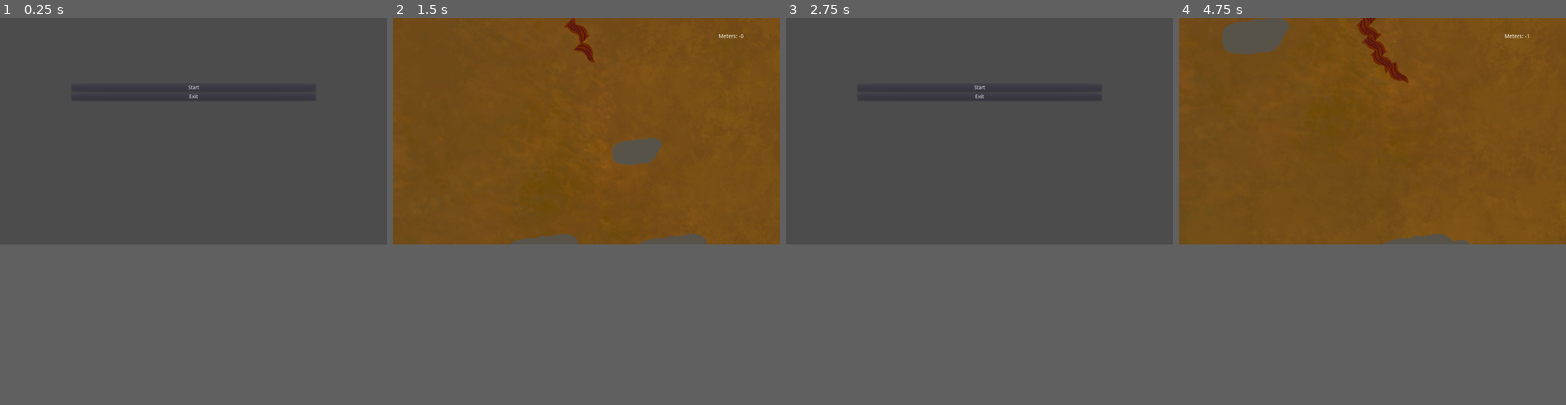
Above: before the commit, frames 1-4 (left to right).
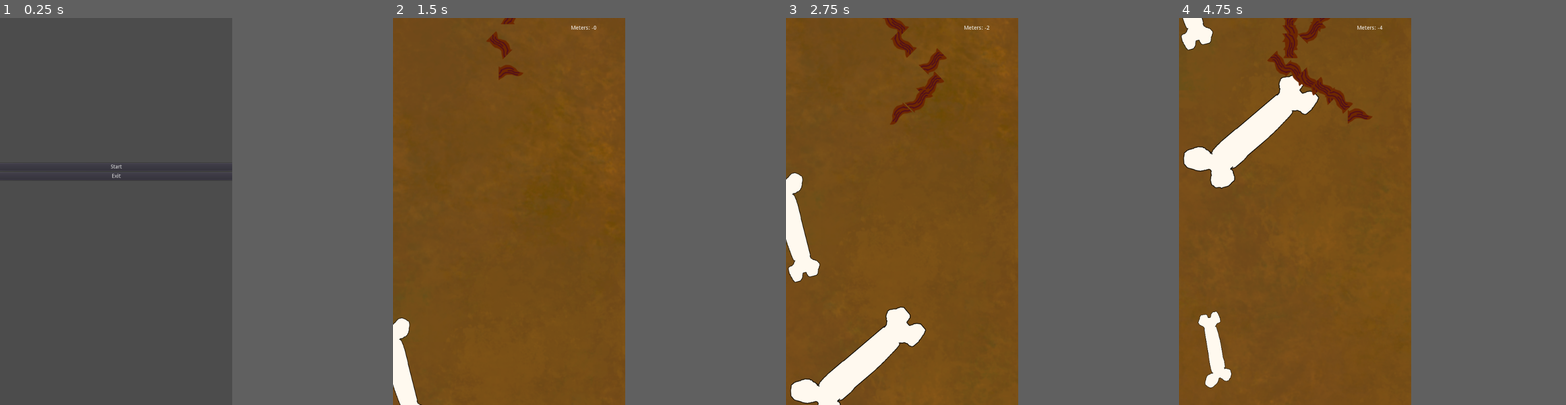
Above: after the commit, the same moments.

Repository: Lycentzia/I-am-Root
Game: Godot game, scene res://scenes/menue.tscn
Same seed, same stepped clock (60 frames per second), same inputs: the game is played once before the commit and once after it.
Inputs (mouse positions are in pixels of both pictures, inside the frame that each line leads up to):
- Up to frame 1 (0.25 s): no input
- Up to frame 2 (1.5 s): click "Start" at 0.5 s; hold Right (move_right) from 1.28 s (still down)
- Up to frame 3 (2.75 s): release Right (move_right) at 2.03 s; hold Left (move_left) from 2.03 s (still down)
- Up to frame 4 (4.75 s): release Left (move_left) at 2.75 s; click (1372, 87) at 2.75 s, where only the run before the commit has a clickable "Start"; hold Right (move_right) from 3.53 s (still down)
The window is 800x468 before the commit and 480x800 after it. Grey fills any space a smaller window leaves; there, only what the larger window draws over its background counts as a difference.

The runs differ from the first frame. In frame 1, 0.3% of the frame differs, in the area x 1-79%, y 17-42%; in frame 2, 3.0%; in frame 3, 57%, in the area x 0-79%, y 0-100%; in frame 4, 31%.

Commit message:
Change screensize and speed

Diff:
--- a/ObjectPool.gd
+++ b/ObjectPool.gd
@@ -3,12 +3,12 @@
 ### Export variables
 export var g_copies_of_each: int = 3
 export var g_min_x: int = 100
-export var g_max_x: int = 1000
+export var g_max_x: int = 500
 export var g_min_spawn_wait_ms: int = 1000
 export var g_max_spawn_wait_ms: int = 2000
 export var g_object_velocity: float = 5
 export var g_path: String = ""
-export var g_starting_y: int = 650
+export var g_starting_y: int = 1200
 
 ### Object pool globals
 var g_last_spawn_time_ms: int = 0
@@ -38,8 +38,10 @@
 	if time_diff > g_rand_spawn_wait_ms:
 		var available_object = _find_and_remove_available_object()
 		if available_object:
-			var scaleFactor = rand_range(0.25,1)
+			var scaleFactor = rand_range(0.5,2)
+			var rotationFactor = rand_range(0,360)
 			available_object.scale = Vector2(scaleFactor,scaleFactor)
+			available_object.rotation_degrees = rotationFactor
 			available_object.global_position = _get_random_global_position(available_object)
 			available_object.start(g_object_velocity)
 			g_last_spawn_time_ms = OS.get_system_time_msecs()
--- a/TipOfRoot.gd
+++ b/TipOfRoot.gd
@@ -1,6 +1,6 @@
 extends Area2D
 
-export var speed = 100 # How fast the player will move (pixels/sec).
+export var speed = 150 # How fast the player will move (pixels/sec).
 var screen_size # Size of the game window.
 var velocity = Vector2.ZERO
 
@@ -15,10 +15,10 @@
 func _process(delta):
 	# root only grows downwards, only left or right controls
 	if Input.is_action_pressed("move_right"):
-		velocity.x += 2
-		rotation_degrees = -45
+		velocity.x += 4
+		rotation_degrees = -90
 	if Input.is_action_pressed("move_left"):
-		velocity.x -= 2
+		velocity.x -= 4
 		rotation_degrees = 45
 	if Input.is_action_just_released("move_left") || Input.is_action_just_released("move_right"):
 		velocity.x = 0
--- a/project.godot
+++ b/project.godot
@@ -16,6 +16,8 @@
 
 [display]
 
+window/size/width=600
+window/size/height=1000
 window/size/resizable=false
 
 [global]
--- a/scenes/TipOfRoot.tscn
+++ b/scenes/TipOfRoot.tscn
@@ -13,7 +13,7 @@
 } ]
 
 [sub_resource type="RectangleShape2D" id=2]
-extents = Vector2( 31, 31.5 )
+extents = Vector2( 19.5, 31.5 )
 
 [node name="TipOfRoot" type="Area2D"]
 script = ExtResource( 2 )
@@ -30,7 +30,7 @@
 modulate = Color( 0.760784, 0.0941176, 0.0941176, 1 )
 self_modulate = Color( 0.67451, 0.529412, 0.529412, 1 )
 light_mask = 13
-position = Vector2( 0, -0.5 )
+position = Vector2( -0.5, -0.5 )
 shape = SubResource( 2 )
 
 [connection signal="area_entered" from="." to="." method="_on_TipOfRoot_area_entered"]
--- a/scenes/mainScreen.tscn
+++ b/scenes/mainScreen.tscn
@@ -26,10 +26,10 @@
 autostart = true
 
 [node name="Depp_Label" type="Label" parent="."]
-margin_left = 862.0
-margin_top = 42.0
-margin_right = 983.0
-margin_bottom = 68.0
+margin_left = 460.0
+margin_top = 19.0
+margin_right = 581.0
+margin_bottom = 45.0
 script = ExtResource( 6 )
 
 [connection signal="timeout" from="RootBodyTimer" to="." method="_on_RootBodyTimer_timeout"]
--- /dev/null
+++ b/scenes/obstacle/Bone.tscn
@@ -0,0 +1,18 @@
+[gd_scene load_steps=3 format=2]
+
+[ext_resource path="res://assets/obstacle/bone.png" type="Texture" id=1]
+[ext_resource path="res://Stone.gd" type="Script" id=2]
+
+[node name="StaticBody2D" type="StaticBody2D"]
+scale = Vector2( 0.5, 0.5 )
+script = ExtResource( 2 )
+
+[node name="Sprite" type="Sprite" parent="."]
+position = Vector2( 10, -4 )
+scale = Vector2( 0.5, 0.5 )
+texture = ExtResource( 1 )
+
+[node name="CollisionPolygon2D" type="CollisionPolygon2D" parent="."]
+position = Vector2( 10, -4 )
+scale = Vector2( 0.5, 0.5 )
+polygon = PoolVector2Array( -185, -81.9, -185, -80.4, -162, -71.4, -162, -69.9, -149, -55.8, -149, -48.4, -144, -37.4, -144, -35.1, -113.2, -41, -49, -41, 97, -38, 97, -38.8, 105.1, -39.8, 125.1, -63, 127.9, -63, 129.9, -66, 144, -66, 144, -64.1, 157.6, -55, 162.4, -55, 171, -51.3, 171, -49.9, 178, -43.9, 178, -13.3, 170.9, -5, 165.3, -5, 157, -2.5, 157, 4.2, 175, 11.7, 175, 13.1, 184, 21.1, 184, 48, 181.3, 48, 156.4, 59, 148.2, 59, 122, 61.2, 122, 59.4, 117, 57.4, 117, 54.7, 114, 50.7, 114, 41.5, 111.9, 38, 111.2, 38, 102.3, 30, 88.4, 36, 81.2, 36, 13.1, 43, -73.9, 43, -84.7, 46, -127, 46, -127, 44.4, -131, 42.9, -131, 49.4, -137.7, 64, -139.1, 64, -146.1, 72, -159.8, 72, -175, 73.2, -175, 71.4, -192, 65.4, -192, 63.5, -193.4, 60, -194.7, 60, -204, 53, -204, 49.4, -207, 41.4, -207, 35.6, -200.3, 21, -198.9, 21, -183, 6.10001, -183, 3.7, -212, -15.9, -212, -18.5, -228, -41.4, -228, -59.8, -208, -80.8, -208, -83.1 )
Binary file added: assets/obstacle/bone.png
Not shown, added: assets/obstacle/bone.png.import
Not shown: 1 places in scenes/TipOfRoot.tscn that only renumber resources
